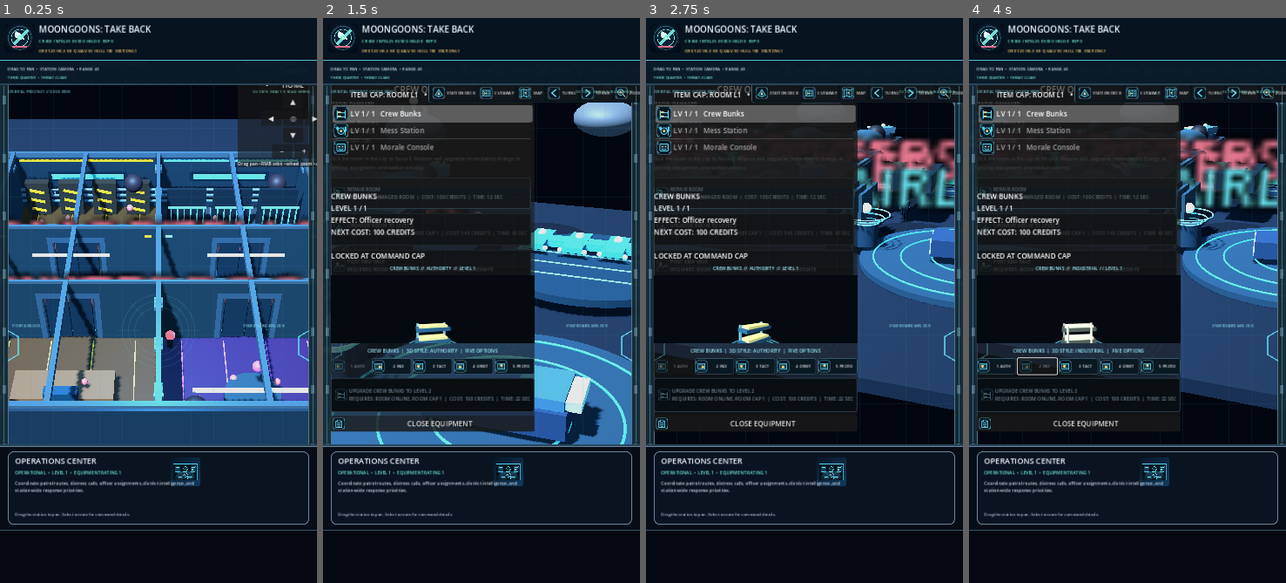
Above: before the commit, frames 1-4 (left to right).
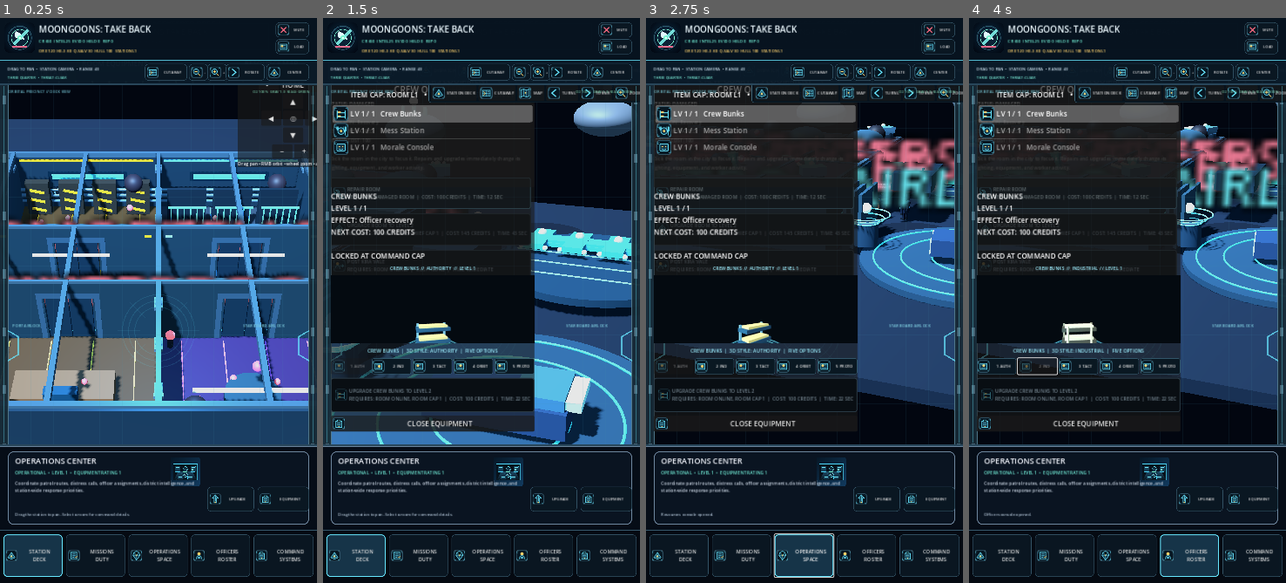
Above: after the commit, the same moments.

Repository: POTD725/MoonGoons-Take-Back
Game: Godot game, scene res://scenes/PeacekeeperStationDeck.tscn
Same seed, same stepped clock (60 frames per second), same inputs: the game is played once before the commit and once after it.
Inputs (mouse positions are in pixels of both pictures, inside the frame that each line leads up to):
- Up to frame 1 (0.25 s): no input
- Up to frame 2 (1.5 s): tap Enter at 0.5 s; move the mouse to (551, 272) at 0.52 s; hold D 0.53-1.25 s; tap Q at 0.6 s; click (551, 272) at 0.67 s; tap Space at 0.77 s; drag from (418, 328) to (465, 413) at 1.27 s
- Up to frame 3 (2.75 s): click "SYNDICATE THREAT MAP" at 2 s
- Up to frame 4 (4 s): click "SECTOR COMMAND" at 2.75 s; click "2 IND" at 3.5 s

The runs differ from the first frame. In frame 1, 3.2% of the frame differs, in the area x 1-99%, y 0-99%; in frame 2, 3.2%; in frame 3, 3.4%, in the area x 1-99%, y 0-100%; in frame 4, 3.3%.
Error before the commit: Invalid assignment of property or key 'icon_max_width' with value of type 'int' on a base object of type 'Button'. (res://scripts/take_back_syndicate_layout.gd…
Error after the commit: Invalid assignment of property or key 'icon_max_width' with value of type 'int' on a base object of type 'Button'. (res://scripts/precinct_icon_tooltip_control…

Commit message:
Use Godot 4.3-compatible portrait GUI

Diff:
--- a/scenes/PeacekeeperStationDeck.tscn
+++ b/scenes/PeacekeeperStationDeck.tscn
@@ -1,7 +1,7 @@
 [gd_scene load_steps=3 format=3]
 
 [ext_resource type="PackedScene" path="res://scenes/LivingPrecinct.tscn" id="1_precinct"]
-[ext_resource type="Script" path="res://scripts/take_back_syndicate_layout.gd" id="2_layout"]
+[ext_resource type="Script" path="res://scripts/take_back_syndicate_layout_43.gd" id="2_layout"]
 
 [node name="PeacekeeperStationDeck" type="Node"]
 
